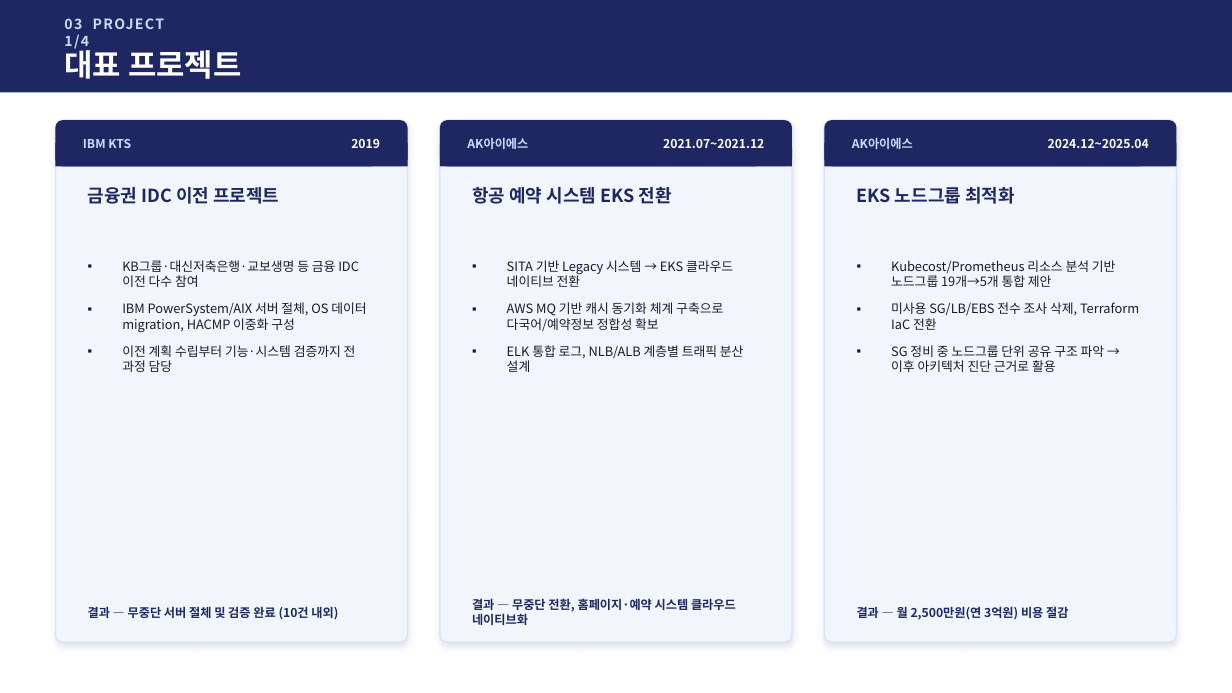
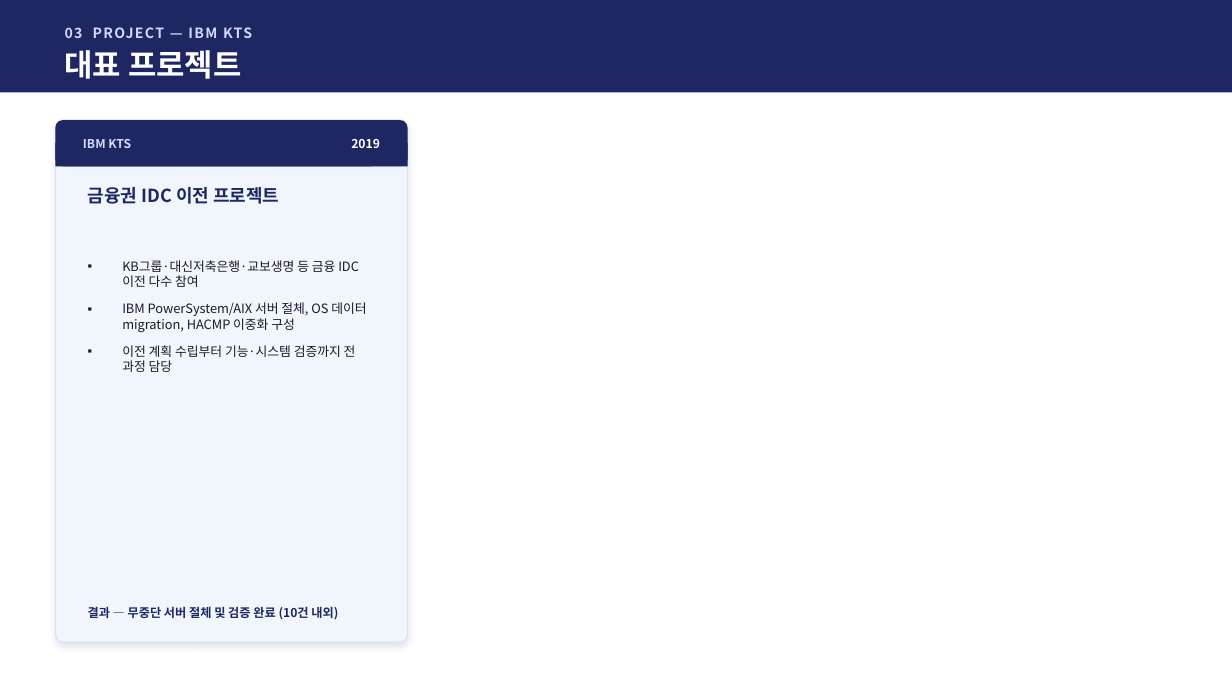
Before and after one commit to jtkdy/devops-portfolio, a slide deck: slide 5 of 포트폴리오_정상윤_2026_v2.pptx. Drawn at 1232x693 pixels with LibreOffice and Linux fonts; fonts in the diff are those of the drawing. Boxes give left, top, right and bottom in pixels: in the first picture for what was removed or moved away, otherwise in the second. Text is boxed around its words. In the diff, an @@ line names an element or a change of style, - is before the commit and + after.

```diff
--- a/포트폴리오_정상윤_2026_v2.pptx
+++ b/포트폴리오_정상윤_2026_v2.pptx
@@ text at (65, 27, 252, 38): text changed @@
-03 PROJECT 1/4
+03 PROJECT — IBM KTS
@@ rounded rectangle removed at (440, 120, 792, 642) @@
@@ rounded rectangle removed at (440, 120, 792, 166) @@
@@ rectangle removed at (440, 143, 792, 166) @@
@@ text removed at (467, 138, 528, 149) @@
-AK아이에스
@@ text removed at (663, 139, 764, 148) @@
-2021.07~2021.12
@@ rounded rectangle removed at (824, 120, 1177, 642) @@
@@ rounded rectangle removed at (824, 120, 1177, 166) @@
@@ rectangle removed at (824, 143, 1177, 166) @@
@@ text removed at (852, 138, 913, 149) @@
-AK아이에스
@@ text removed at (1048, 139, 1149, 148) @@
-2024.12~2025.04
@@ text removed at (472, 187, 672, 204) @@
-항공 예약 시스템 EKS 전환
@@ text removed at (857, 187, 1015, 204) @@
-EKS 노드그룹 최적화
@@ text removed at (507, 260, 744, 372) @@
-▪ SITA 기반 Legacy 시스템 → EKS 클라우드 네이티브 전환
-▪ AWS MQ 기반 캐시 동기화 체계 구축으로 다국어/예약정보 정합성 확보
-▪ ELK 통합 로그, NLB/ALB 계층별 트래픽 분산 설계
@@ text removed at (891, 260, 1139, 372) @@
-▪ Kubecost/Prometheus 리소스 분석 기반 노드그룹 19개→5개 통합 제안
-▪ 미사용 SG/LB/EBS 전수 조사 삭제, Terraform IaC 전환
-▪ SG 정비 중 노드그룹 단위 공유 구조 파악 → 이후 아키텍처 진단 근거로 활용
@@ text removed at (472, 598, 736, 625) @@
-결과 — 무중단 전환, 홈페이지·예약 시스템 클라우드 네이티브화
@@ text removed at (857, 606, 1068, 620) @@
-결과 — 월 2,500만원(연 3억원) 비용 절감
```
Also in this commit, not shown: 3 other slides changed, 1 slide added.
